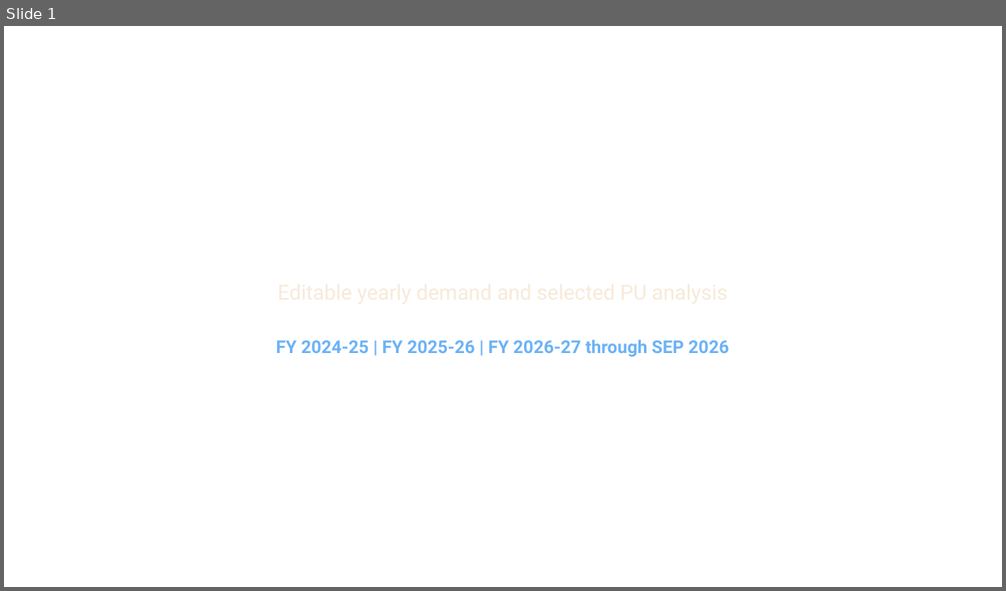
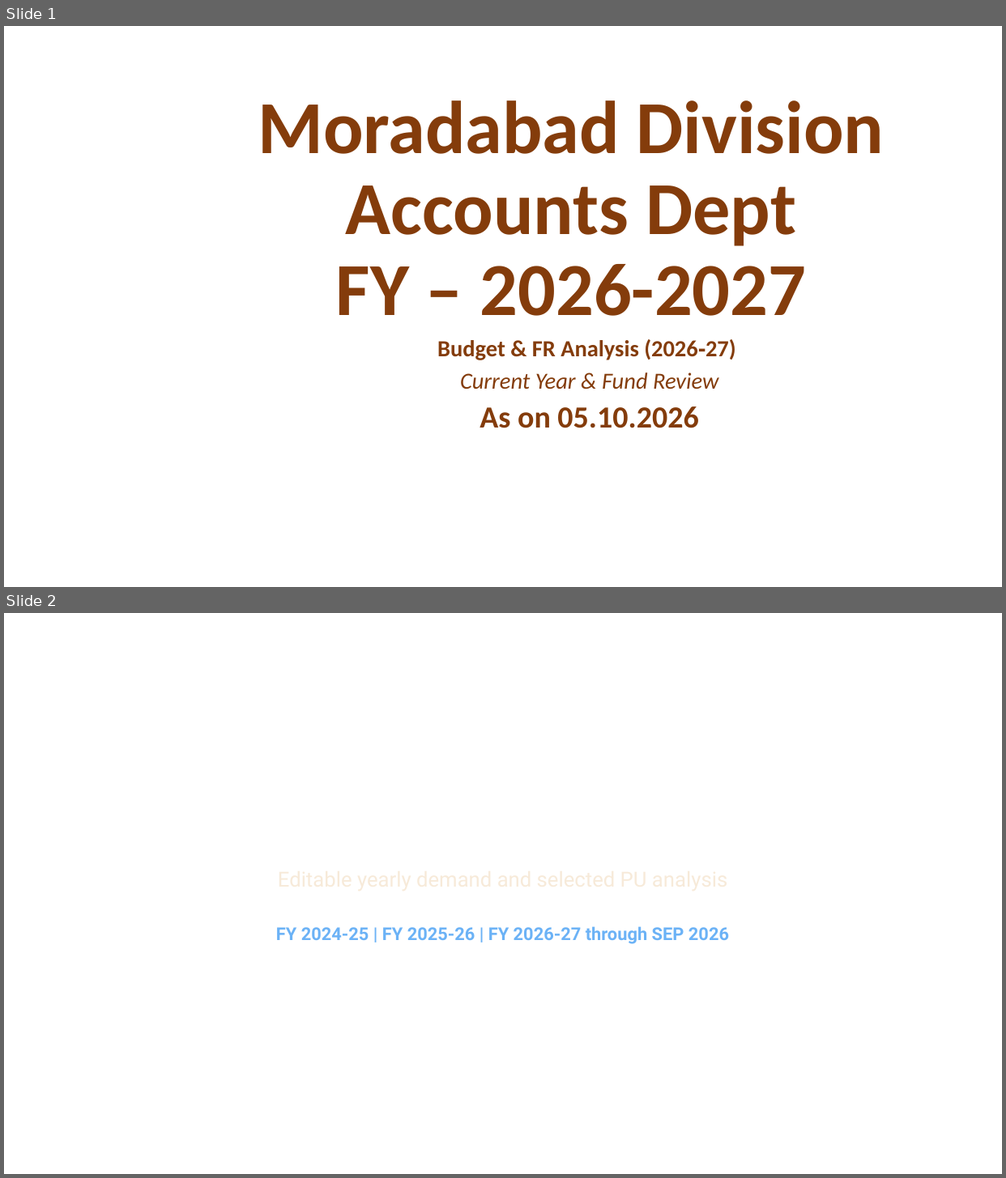
Before and after one commit to girishtiwari007/MB-BUDGET, a slide deck: exports/Moradabad_Division_DRM_PPT_With_Yearly_Comparison.pptx. Shown one above the other, each under a label of ours: slide 1 before the commit, slides 1 and 2 after it. The pictures are 1006x591 and 1006x1178 pixels, drawn with LibreOffice and Linux fonts; fonts in the diff are those of the drawing. Boxes give left, top, right and bottom in pixels: in the first picture for what was removed or moved away, otherwise in the second. Text is boxed around its words. In the diff, an @@ line names an element or a change of style, - is before the commit and + after.

Commit message:
pptx update

```diff
--- a/exports/Moradabad_Division_DRM_PPT_With_Yearly_Comparison.pptx
+++ b/exports/Moradabad_Division_DRM_PPT_With_Yearly_Comparison.pptx
@@ slide 1 added at (4, 26, 1002, 587), background #FFFFFF @@
@@ title added at (258, 101, 884, 316), 72 pt, text #843C0B, bold @@
+Moradabad Division
+Accounts Dept
+FY – 2026-2027
@@ subtitle added at (437, 339, 736, 429), 22.2 pt, text #843C0B, bold @@
+Budget & FR Analysis (2026‑27)
+Current Year & Fund Review
+As on 05.10.2026
@@ what was slide 1 is now slide 2 @@
```
Also in this commit, not shown: 12 other files.
